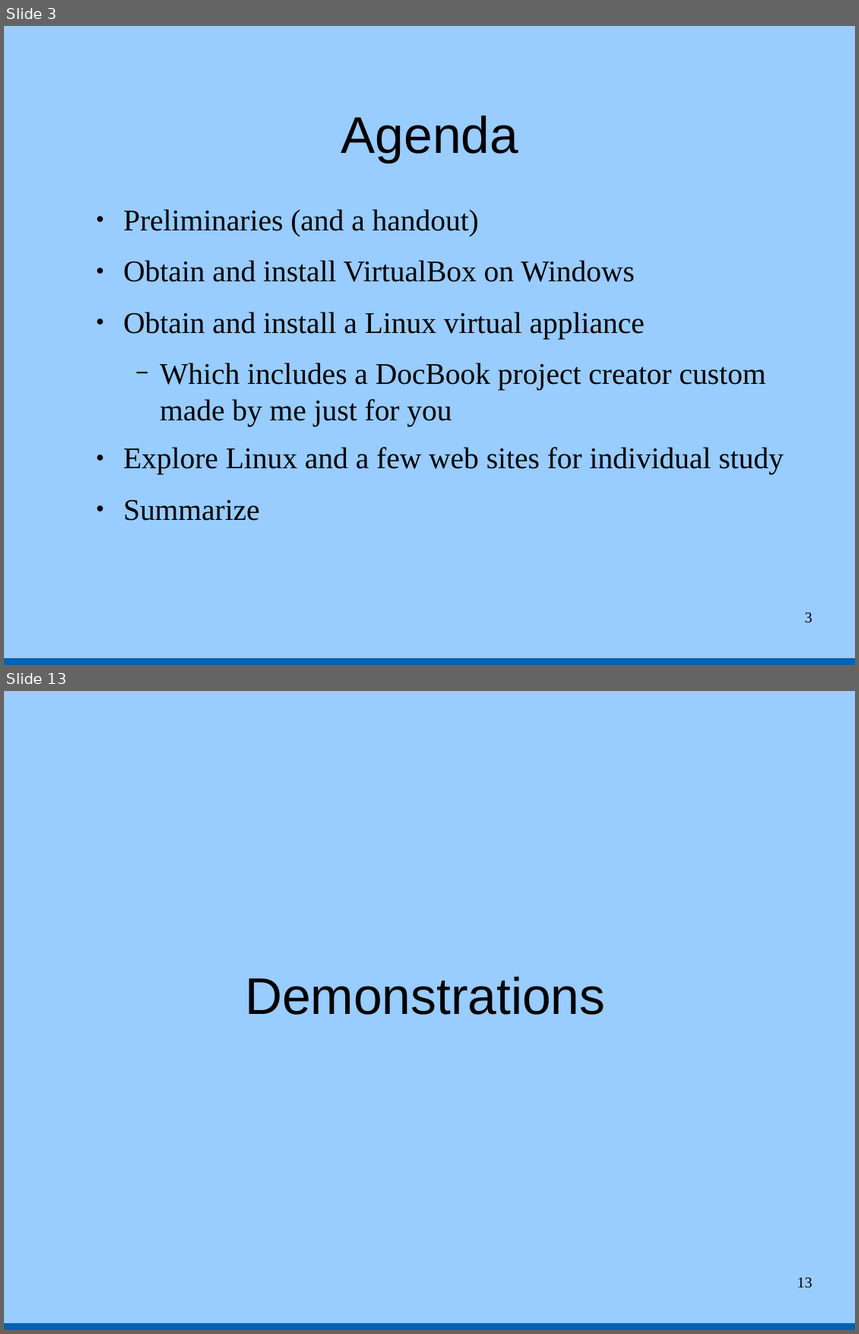
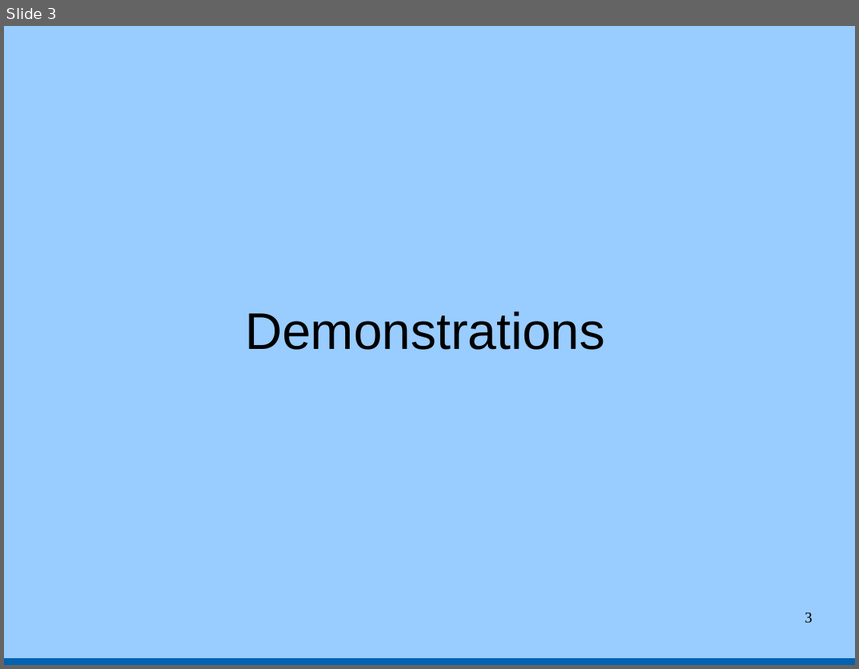
Before and after one commit to tbrowder/nwflug, a slide deck: NWFLUG/mtg-2015-07-06/version-control.odp. Shown one above the other, each under a label of ours: slides 3 and 13 before the commit, slide 3 after it; the slides between them are not shown. The pictures are 859x1334 and 859x669 pixels, drawn with LibreOffice and Linux fonts; fonts in the diff are those of the drawing. Boxes give left, top, right and bottom in pixels: in the first picture for what was removed or moved away, otherwise in the second. Text is boxed around its words. In the diff, an @@ line names an element or a change of style, - is before the commit and + after.

```diff
--- a/NWFLUG/mtg-2015-07-06/version-control.odp
+++ b/NWFLUG/mtg-2015-07-06/version-control.odp
@@ slide 3 removed at (x1=4, y1=26, x2=855, y2=665), background #99CCFF; not listed: 1 template element that a slide beside it also shows @@
@@ title removed at (x1=341, y1=116, x2=519, y2=163) @@
-Agenda
@@ text removed at (x1=123, y1=209, x2=785, y2=521) @@
-● Preliminaries (and a handout)
-● Obtain and install VirtualBox on Windows
-● Obtain and install a Linux virtual appliance
-  − Which includes a DocBook project creator custom made by me just for you
-● Explore Linux and a few web sites for individual study
-● Summarize
@@ page number removed at (x1=805, y1=613, x2=813, y2=623) @@
-3
@@ what was slide 13 is now slide 3 @@
@@ page number at (x1=805, y1=613, x2=813, y2=623): text changed @@
-13
+3
```
Also in this commit, not shown: 2 slides added, 13 other slides removed.
